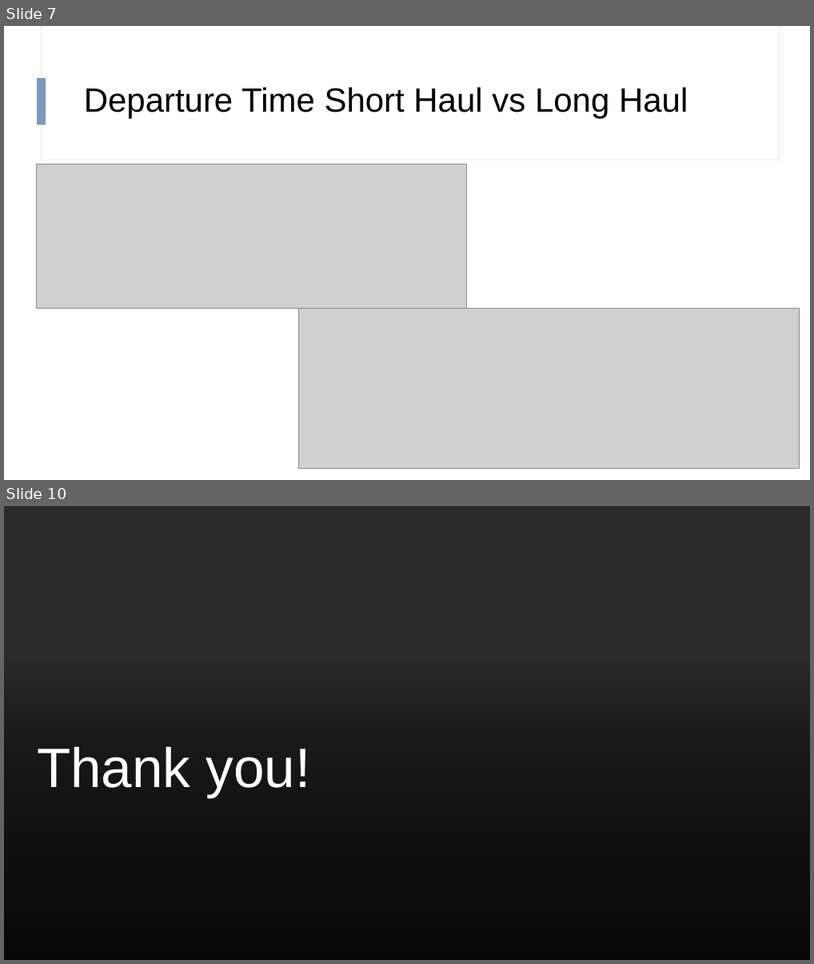
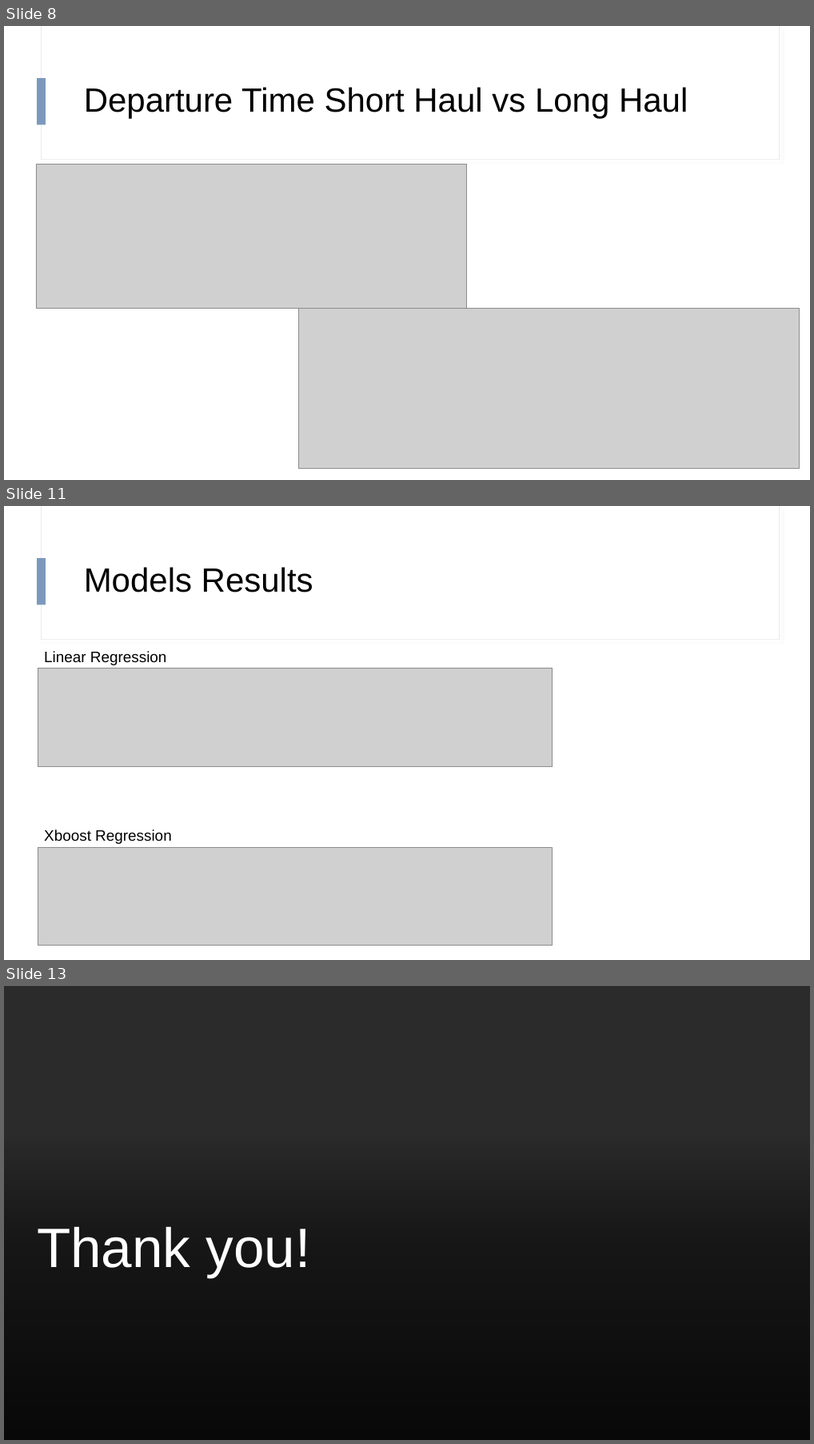
Before and after one commit to hapl/predict-flight-delays, a slide deck: output/presentation/Project_presentation_v2.pptx. Shown one above the other, each under a label of ours: slides 7 and 10 before the commit, slides 8, 11 and 13 after it; the slides between them are not shown. The pictures are 814x964 and 814x1444 pixels, drawn with LibreOffice and Linux fonts; fonts in the diff are those of the drawing; grey boxes stand for pictures; background and template pictures are left out; a plain dark background stands for a picture behind light text. Boxes give left, top, right and bottom in pixels: in the first picture for what was removed or moved away, otherwise in the second. Text is boxed around its words. In the diff, an @@ line names an element or a change of style, - is before the commit and + after.

```diff
--- a/output/presentation/Project_presentation_v2.pptx
+++ b/output/presentation/Project_presentation_v2.pptx
@@ slide 11 added at [4,506,810,960], background #FFFFFF; not listed: 3 template elements that a slide beside it also shows @@
@@ title added at [84,567,314,592], 40 pt, text #000000 @@
+Models Results
@@ picture added at [38,668,553,766] @@
@@ text added at [44,651,167,665], 18 pt, text #000000 @@
+Linear Regression
@@ text added at [44,829,172,844], 18 pt, text #000000 @@
+Xboost Regression
@@ picture added at [38,847,553,944] @@
@@ what was slide 7 is now slide 8 @@
@@ what was slide 10 is now slide 13 @@
```
Also in this commit, not shown: 4 other slides added, 2 slides removed.
